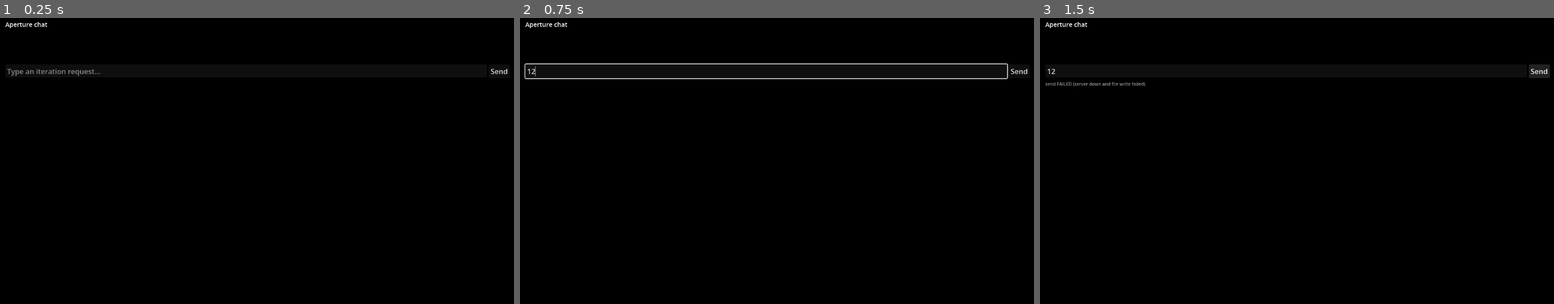
Above: before the commit, frames 1-3 (left to right).
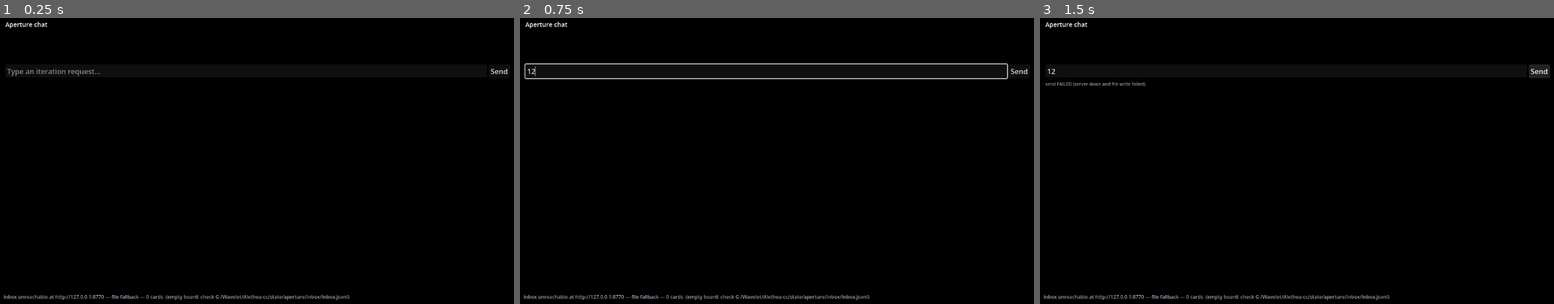
Above: after the commit, the same moments.

Repository: liamhodgsonhollingsworth/Resonance-Evolution
Game: Godot game, scene res://aperture/aperture_board_2d.tscn
Same seed, same stepped clock (60 frames per second), same inputs: the game is played once before the commit and once after it. This scene is started directly instead of the project's main scene.
Inputs (mouse positions are in pixels of both pictures, inside the frame that each line leads up to):
- Up to frame 1 (0.25 s): no input
- Up to frame 2 (0.75 s): click (766, 72) at 0.52 s; type "12" at 0.6 s
- Up to frame 3 (1.5 s): click "Send" at 1.25 s

The runs differ from the first frame. In frame 1, 0.5% of the frame differs, in the area x 0-69%, y 96-99%; in frame 2, 0.5%; in frame 3, 0.5%.

Commit message:
fix(aperture): 2D board grey screen on the desktop-shortcut path - class-cache-independent preloads + defensive status line
Root cause: aperture_board_2d.gd resolved sibling classes (ApertureBoardLogic,
ApertureInbox, ApertureActions) via global class_name. Outside the editor those
names resolve through the gitignored .godot/global_script_class_cache.cfg; the
MAIN checkout's cache predated #142 and had no ApertureBoardLogic entry, so the
script failed to PARSE, the scene loaded as a bare Control, and the shortcut
opened an information-free grey window. The dev worktree's fresh cache is why
the windowed --shot verification passed there.

Fix 1 (root-cause kill): resolve every sibling aperture script by PATH via
preload() consts (board_2d, board_logic, chat_panel, and the headless test).
preload needs no class cache, so the board parses on a fresh clone or a
pulled-but-never-imported checkout. The consts deliberately shadow the global
names so all existing references work either way.

Fix 2 (defensive floor): an always-visible status line on the board naming the
data source + card count (live :8770 / file fallback / file substrate / 0 cards
with an empty-board hint) - the board never renders information-free again.

Verified: full headless suite 29/29 (27 original + 2 new floor checks) in a
worktree with NO .godot cache (the exact defect condition), zero parse errors;
scene boots clean cache-free; suite re-passes WITH a built cache (shadowing
warnings non-fatal).

Co-Authored-By: Claude Fable 5 <noreply@anthropic.com>

Diff:
--- a/godot/aperture/aperture_board_2d.gd
+++ b/godot/aperture/aperture_board_2d.gd
@@ -28,6 +28,17 @@
 ## One-shot screenshot:     godot --path godot res://aperture/aperture_board_2d.tscn -- --shot
 ## File-mode fixture:       ... -- --mode file --inbox <p> --feedback <p> --bookmarks <p>
 
+# ---- class-cache-independent sibling loads (grey-screen defect, 2026-07-03) ----------------------
+# Resolve the sibling scripts by PATH, not by global class_name. Outside the editor, global class
+# names resolve through the gitignored .godot/global_script_class_cache.cfg — on a checkout that
+# pulled new scripts but never ran an editor/import pass (the desktop-shortcut main-checkout path),
+# that cache is stale/absent, this script fails to PARSE, and the scene renders an information-free
+# grey window. preload() needs no cache. The consts deliberately shadow the global class names so
+# every existing reference keeps working either way (SHADOWED_GLOBAL_IDENTIFIER is expected, non-fatal).
+const ApertureBoardLogic = preload("res://aperture/aperture_board_logic.gd")
+const ApertureInbox = preload("res://aperture/aperture_inbox.gd")
+const ApertureActions = preload("res://aperture/aperture_actions.gd")
+
 # ---- palette: aperture.css :root, colors referenced by handle (relinkable) -----------------------
 const COL_BG := Color("000000")
 const COL_INK := Color("d8d8d8")
@@ -72,6 +83,7 @@
 var _notif_row: VBoxContainer
 var _evolver_row: VBoxContainer
 var _masonry: HBoxContainer
+var _status_label: Label                      # defensive floor: always-visible source/count line
 var _columns: Array = []                      # VBoxContainer per masonry column
 var _col_heights: Array = []                  # greedy-masonry accumulated estimates
 
@@ -212,6 +224,19 @@
 	_masonry.add_theme_constant_override("separation", GAP)
 	_root_vbox.add_child(_masonry)
 	_rebuild_columns()
+
+	# ---- defensive status line (grey-screen floor, 2026-07-03): the board NEVER renders an
+	# information-free window — this one line always names the data source and the card count.
+	_status_label = Label.new()
+	_status_label.name = "StatusLine"
+	_status_label.text = "loading…"
+	_status_label.add_theme_font_size_override("font_size", 11)
+	_status_label.add_theme_color_override("font_color", COL_INK_SOFT)
+	_status_label.mouse_filter = Control.MOUSE_FILTER_IGNORE
+	add_child(_status_label)
+	_status_label.set_anchors_and_offsets_preset(Control.PRESET_BOTTOM_LEFT, Control.PRESET_MODE_MINSIZE, 8)
+	_status_label.grow_horizontal = Control.GROW_DIRECTION_END
+	_status_label.grow_vertical = Control.GROW_DIRECTION_BEGIN
 	_on_resized()
 
 func _on_resized() -> void:
@@ -267,7 +292,9 @@
 		return          # UI not built yet (_ready is deferred when added during tree bootstrap)
 	var cards := await _fetch_cards()
 	var board_cards := await _fetch_board_cards()
-	_render_all(ApertureBoardLogic.compose(cards, board_cards, _skipped))
+	var composed := ApertureBoardLogic.compose(cards, board_cards, _skipped)
+	_render_all(composed)
+	_update_status(composed)
 	await _render_taskboard_entry()
 
 ## The compact TASK BOARD entry card (taskboard.js parity): "Task board ❐", "N of Liam's verbatim
@@ -439,12 +466,38 @@
 	if ekey != _last_evolver_key:
 		_render_evolver_entry(evo)
 	_queue = (composed.get("grid", []) as Array).duplicate()
+	_update_status(composed)
 
 func _key_of(cards: Array) -> String:
 	var parts: Array = []
 	for c in cards:
 		parts.append(String((c as Dictionary).get("id", "")) + "@" + str((c as Dictionary).get("generation", -1)))
 	return "|".join(parts)
+
+## Defensive floor (grey-screen defect, 2026-07-03): one always-visible line naming the data
+## source and the card count, so "empty", "server down", and "file fallback" are diagnosable on
+## sight — the board never renders an information-free window.
+func _update_status(composed: Dictionary) -> void:
+	if _status_label == null:
+		return
+	var total := (composed.get("grid", []) as Array).size() \
+		+ (composed.get("notifications", []) as Array).size() \
+		+ (composed.get("evolver", []) as Array).size()
+	var src := ""
+	match _mode_in_use:
+		"http":
+			src = "live " + String(config["base_url"])
+		"file":
+			if String(config.get("mode", "auto")) == "file":
+				src = "file substrate"
+			else:
+				src = "inbox unreachable at " + String(config["base_url"]) + " — file fallback"
+		_:
+			src = "no data source reachable"
+	var txt := "%s — %d cards" % [src, total]
+	if total == 0:
+		txt += "  (empty board: check " + String(config["inbox_path"]) + ")"
+	_status_label.text = txt
 
 # ---------------------------------------------------------------------------------------------------
 # regions
--- a/godot/aperture/aperture_board_logic.gd
+++ b/godot/aperture/aperture_board_logic.gd
@@ -21,6 +21,11 @@
 ## the headless parity test share ONE implementation — exactly like ApertureInbox/ApertureActions
 ## (the read/write halves this file composes with). The headless test cross-checks disperse_by_type
 ## against the REAL aperture.js functions executed via node, so drift from the web logic FAILS.
+
+# Class-cache-independent sibling load (grey-screen defect, 2026-07-03): resolved by PATH so this
+# script parses on checkouts whose gitignored .godot global-class cache is stale or absent (fresh
+# clone / pulled-but-never-imported main checkout). See aperture_board_2d.gd for the full note.
+const ApertureInbox = preload("res://aperture/aperture_inbox.gd")
 
 ## Spec 5 (web): cap the active grid to a readable count. MUST match aperture.js BOARD_CAP.
 const BOARD_CAP := 30
--- a/godot/aperture/aperture_chat_panel.gd
+++ b/godot/aperture/aperture_chat_panel.gd
@@ -15,6 +15,11 @@
 ## EMBEDDABLE: the root is a plain Control — instance `aperture_chat_panel.tscn` under any
 ## board's ChatPanelSlot (the 2D board leaves one) or run the scene standalone
 ## (godot --path godot res://aperture/aperture_chat_panel.tscn) for a full-window chat.
+
+# Class-cache-independent sibling load (grey-screen defect, 2026-07-03): resolved by PATH so this
+# script parses on checkouts whose gitignored .godot global-class cache is stale or absent. See
+# aperture_board_2d.gd for the full note.
+const ApertureChatStore = preload("res://aperture/aperture_chat_store.gd")
 
 ## The Aperture web server. Empty ⇒ file-only mode.
 @export var http_base: String = "http://127.0.0.1:8770"
--- a/godot/headless_aperture_board2d_test.gd
+++ b/godot/headless_aperture_board2d_test.gd
@@ -30,6 +30,13 @@
 	"G:/Wavelet/repos/RW-aperture-preview/static/aperture/aperture.js",
 ]
 const TEST_PREFIX := "ap2dtest_"
+
+# Class-cache-independent loads (grey-screen defect, 2026-07-03): the suite must run on a FRESH
+# checkout with NO .godot class cache — exactly the context that produced the defect — so every
+# aperture class is resolved by PATH here too.
+const ApertureBoardLogic = preload("res://aperture/aperture_board_logic.gd")
+const ApertureInbox = preload("res://aperture/aperture_inbox.gd")
+const ApertureBoard2D = preload("res://aperture/aperture_board_2d.gd")
 
 var _fail_count := 0
 
@@ -218,6 +225,27 @@
 	ok = _check("ChatPanelSlot embed point exists for the peer chat lane",
 		board.chat_panel_slot != null and board.chat_panel_slot.name == "ChatPanelSlot"
 		and board.chat_panel_slot.get_child_count() == 0) and ok
+	ok = _check("defensive status line names the file substrate + card count (grey-screen floor)",
+		board._status_label != null and "file substrate" in board._status_label.text
+		and "cards" in board._status_label.text) and ok
+
+	# defensive floor: an EMPTY substrate must still say something visible (never a silent grey board)
+	var empty_dir := run_dir + "/empty"
+	DirAccess.make_dir_recursive_absolute(ProjectSettings.globalize_path(empty_dir))
+	_write_lines(empty_dir + "/inbox.jsonl", [])
+	_write_lines(empty_dir + "/feedback.jsonl", [])
+	var board0 := ApertureBoard2D.new()
+	board0.config = { "mode": "file", "base_url": "http://127.0.0.1:1",
+		"inbox_path": empty_dir + "/inbox.jsonl", "feedback_path": empty_dir + "/feedback.jsonl",
+		"bookmarks_path": empty_dir + "/bookmarks.jsonl", "board_json_path": "", "mount_chat": false }
+	board0.size = Vector2(1600, 1000)
+	get_root().add_child(board0)
+	await process_frame
+	await board0.refresh()
+	ok = _check("EMPTY substrate → status line says 0 cards + an empty-board hint (grey-screen floor)",
+		board0._status_label != null and "0 cards" in board0._status_label.text
+		and "empty board" in board0._status_label.text) and ok
+	board0.queue_free()
 
 	# ---- 5. write round-trip (byte-compatible with the web files) ---------------------------------
 	var first: Dictionary = shown[0]
